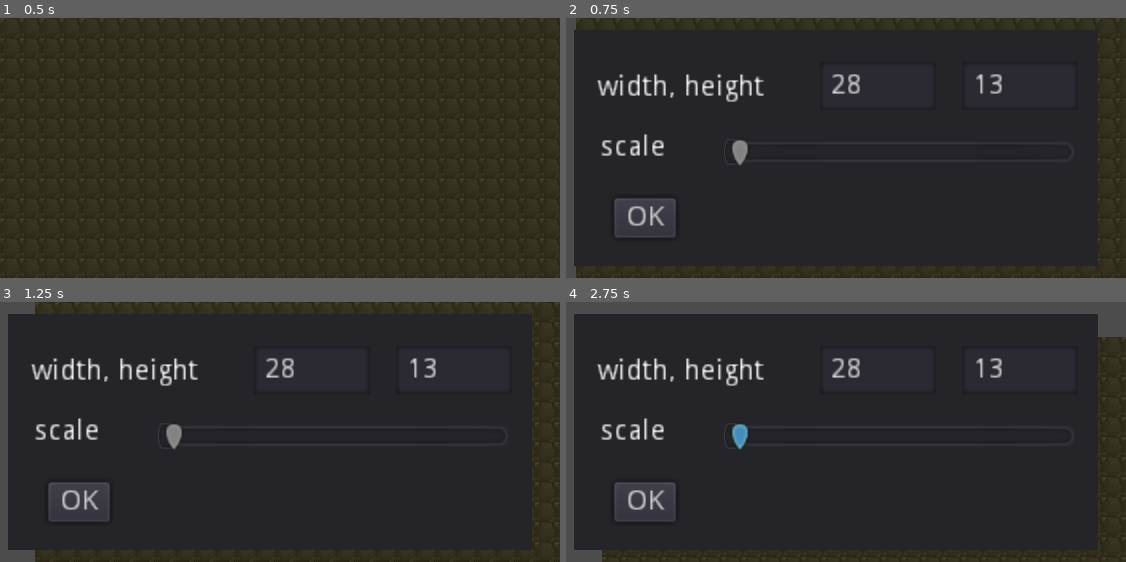
Above: before the commit, frames 1-4 (two rows, left to right).
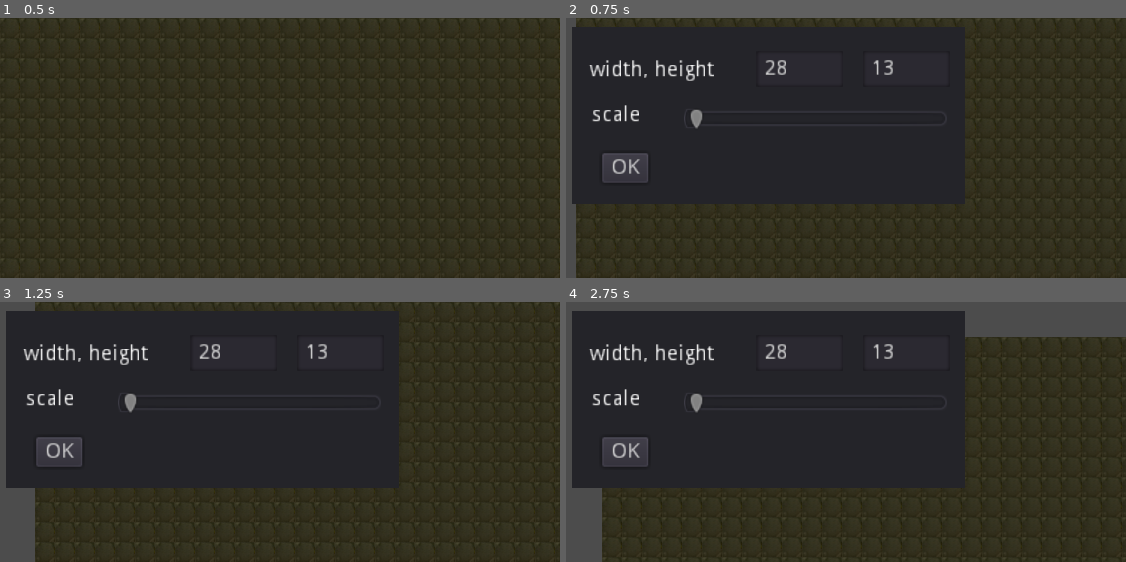
Above: after the commit, the same moments.

Repository: tbs1-bo/flipflapflop
Game: Godot game, scene res://Main.tscn
Two runs of this game, one before a commit and one after it. Both use one fixed random seed, a clock stepped at 60 frames per second and the inputs below.
Inputs (mouse positions are in pixels of both pictures, inside the frame that each line leads up to):
- Up to frame 1 (0.5 s): no input
- Up to frame 2 (0.75 s): tap Enter at 0.5 s; move the mouse to (969, 135) at 0.52 s; hold Right (ui_right) from 0.53 s (still down); click (969, 135) at 0.67 s
- Up to frame 3 (1.25 s): keep holding Right (ui_right); tap Space (ui_select) at 0.77 s
- Up to frame 4 (2.75 s): release Right (ui_right) at 1.25 s; click "OK" at 1.25 s; tap Space (ui_select) at 2, 2.27 s; move the mouse to (734, 445) at 2.02 s; hold Down (ui_down) from 2.03 s (still down)

Frame 1 is identical in both runs. In frame 2, 8.2% of the frame differs, in the area x 1-95%, y 3-96%; in frame 3, 9.2%; in frame 4, 12%.

Commit message:
changed default scale.

Diff:
--- a/godot_emu/Main.tscn
+++ b/godot_emu/Main.tscn
@@ -19,6 +19,6 @@
 
 [node name="Config" parent="." instance=ExtResource( 3 )]
 visible = false
-scale = Vector2( 2, 2 )
+scale = Vector2( 1.5, 1.5 )
 [connection signal="timeout" from="TimerHideLabel" to="." method="_on_Timer_timeout"]
 [connection signal="size_changed" from="Config" to="Map" method="_on_Config_size_changed"]
